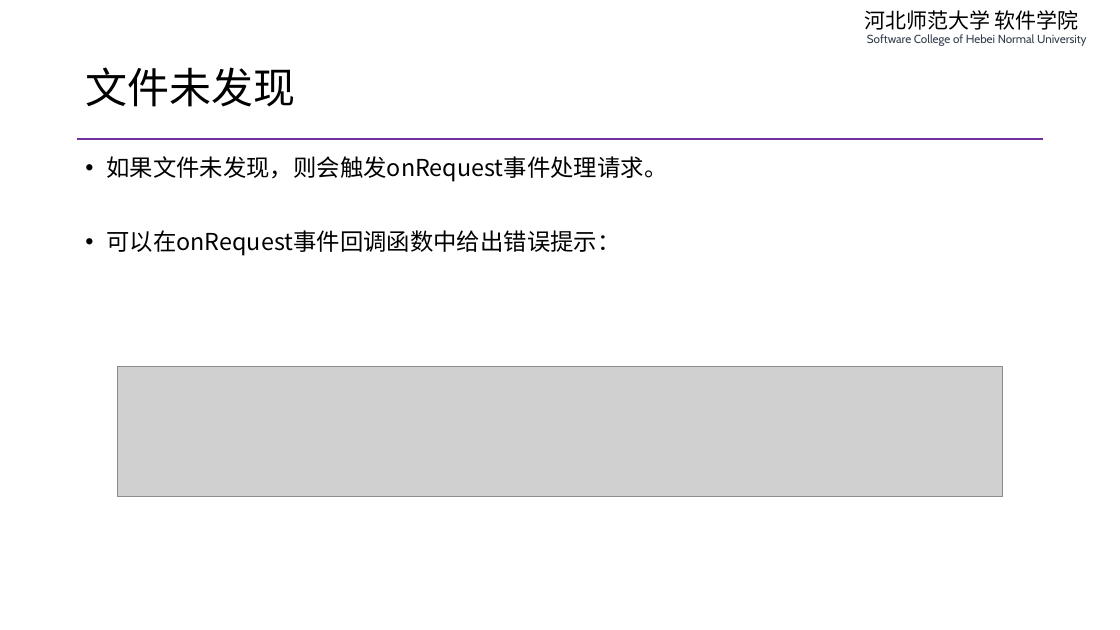
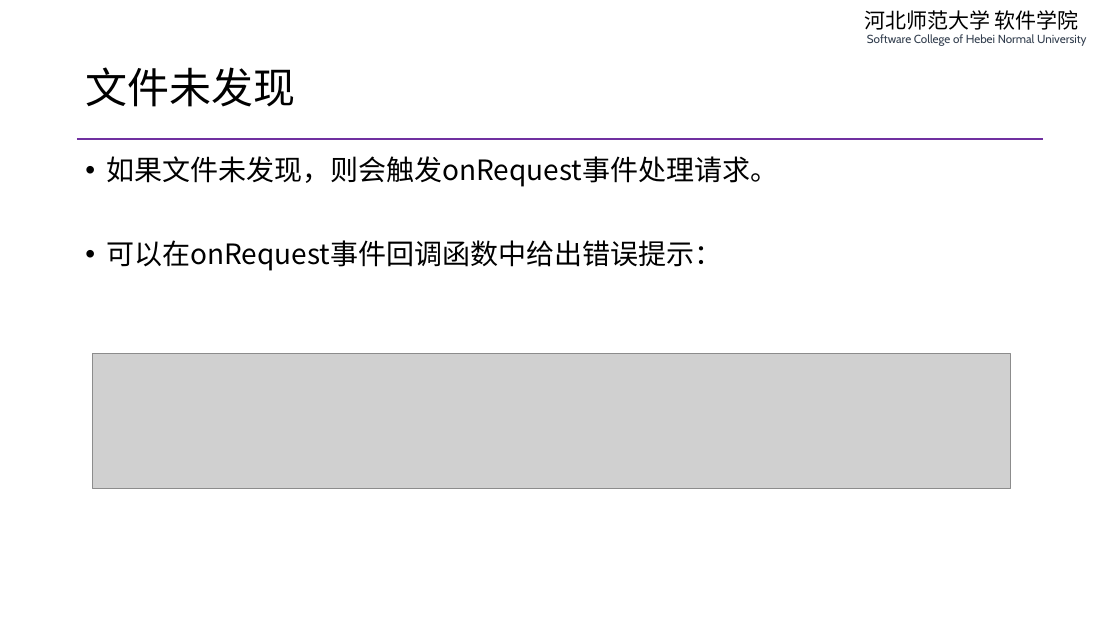
Before and after one commit to edu2act/course-php-serverside-development-on-linux, a slide deck: slide 16 of materials/slides/ch08-async-io-and-swoole.pptx. Drawn at 1120x630 pixels with LibreOffice and Linux fonts; fonts in the diff are those of the drawing; grey boxes stand for pictures. Boxes give left, top, right and bottom in pixels: in the first picture for what was removed or moved away, otherwise in the second. Text is boxed around its words. In the diff, an @@ line names an element or a change of style, - is before the commit and + after.

```diff
--- a/materials/slides/ch08-async-io-and-swoole.pptx
+++ b/materials/slides/ch08-async-io-and-swoole.pptx
@@ text "如果文件未发现，则会触发onRequest事件处理请求。" at <box>106,156,778,271</box>: size 20 to 24 pt @@
@@ picture: place and size @@
-picture at <box>118,366,1002,497</box>
+picture at <box>92,354,1010,489</box>
```
Also in this commit, not shown: 11 other slides changed, 1 other file.
